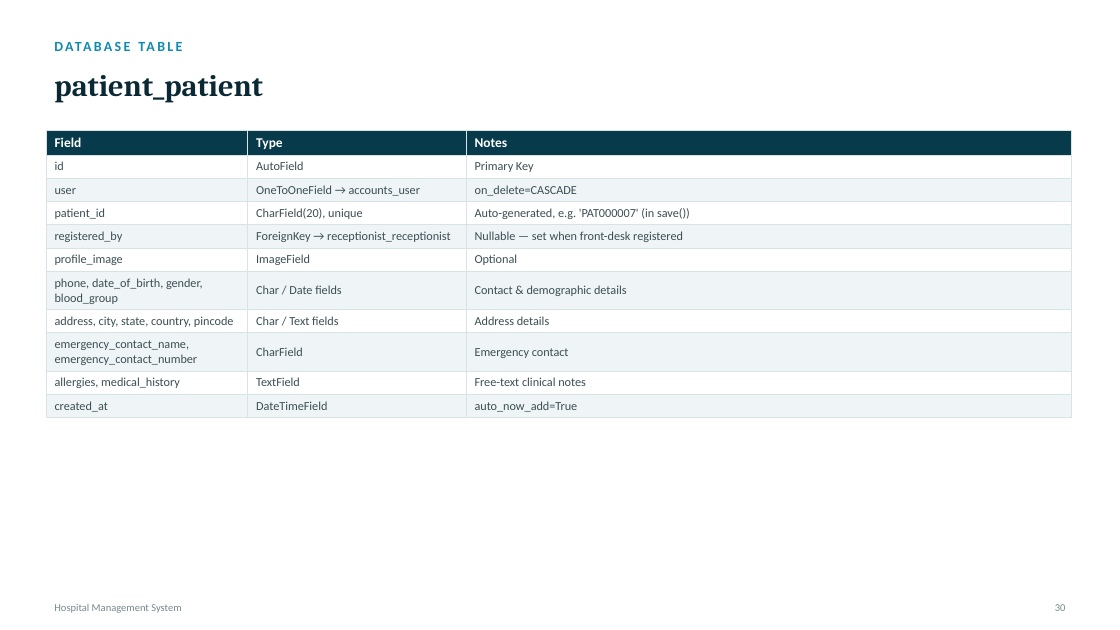
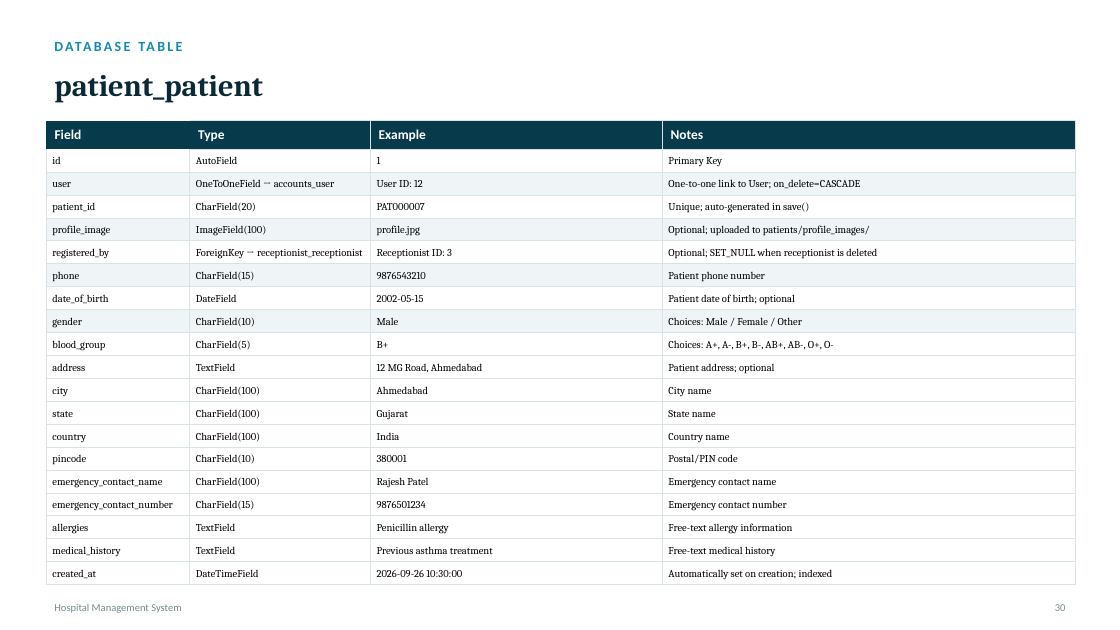
Before and after one commit to lakshitbuilds/Hospital-Management-System, a slide deck: slide 27 of HMS_Project_Presentation.pptx. Drawn at 1120x630 pixels with LibreOffice and Linux fonts; fonts in the diff are those of the drawing. Boxes give left, top, right and bottom in pixels: in the first picture for what was removed or moved away, otherwise in the second. Text is boxed around its words. In the diff, an @@ line names an element or a change of style, - is before the commit and + after.

```diff
--- a/HMS_Project_Presentation.pptx
+++ b/HMS_Project_Presentation.pptx
@@ table at (x1=46, y1=121, x2=1076, y2=590) @@
-Field | Type | Notes
-id | AutoField | Primary Key
-user | OneToOneField → accounts_user | on_delete=CASCADE
-patient_id | CharField(20), unique | Auto-generated, e.g. 'PAT000007' (in save())
-registered_by | ForeignKey → receptionist_receptionist | Nullable — set when front-desk registered
-profile_image | ImageField | Optional
-phone, date_of_birth, gender, blood_group | Char / Date fields | Contact & demographic details
-address, city, state, country, pincode | Char / Text fields | Address details
-emergency_contact_name, emergency_contact_number | CharField | Emergency contact
-allergies, medical_history | TextField | Free-text clinical notes
-created_at | DateTimeField | auto_now_add=True
+Field | Type | Example | Notes
+id | AutoField | 1 | Primary Key
+user | OneToOneField → accounts_user | User ID: 12 | One-to-one link to User; on_delete=CASCADE
+patient_id | CharField(20) | PAT000007 | Unique; auto-generated in save()
+profile_image | ImageField(100) | profile.jpg | Optional; uploaded to patients/profile_images/
+registered_by | ForeignKey → receptionist_receptionist | Receptionist ID: 3 | Optional; SET_NULL when receptionist is deleted
+phone | CharField(15) | 9876543210 | Patient phone number
+date_of_birth | DateField | 2002-05-15 | Patient date of birth; optional
+gender | CharField(10) | Male | Choices: Male / Female / Other
+blood_group | CharField(5) | B+ | Choices: A+, A-, B+, B-, AB+, AB-, O+, O-
+address | TextField | 12 MG Road, Ahmedabad | Patient address; optional
+city | CharField(100) | Ahmedabad | City name
+state | CharField(100) | Gujarat | State name
+country | CharField(100) | India | Country name
+pincode | CharField(10) | 380001 | Postal/PIN code
+emergency_contact_name | CharField(100) | Rajesh Patel | Emergency contact name
+emergency_contact_number | CharField(15) | 9876501234 | Emergency contact number
+allergies | TextField | Penicillin allergy | Free-text allergy information
+medical_history | TextField | Previous asthma treatment | Free-text medical history
+created_at | DateTimeField | 2026-09-26 10:30:00 | Automatically set on creation; indexed
@@ table resized from (x1=46, y1=130, x2=1071, y2=416) to (x1=46, y1=121, x2=1076, y2=590) @@
```
Also in this commit, not shown: 9 other slides changed, 4 slides added, 2 slides removed, 8 other files.
